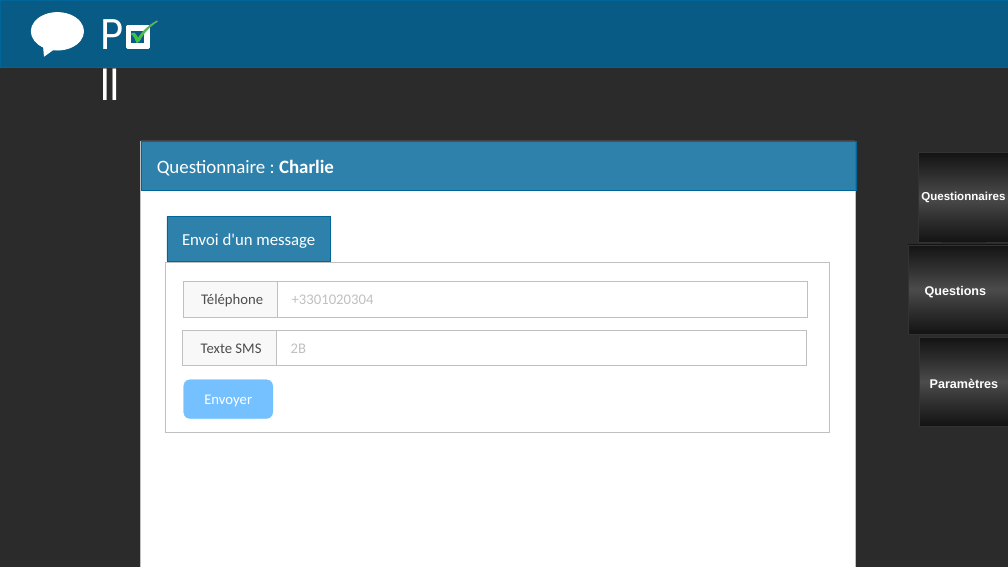
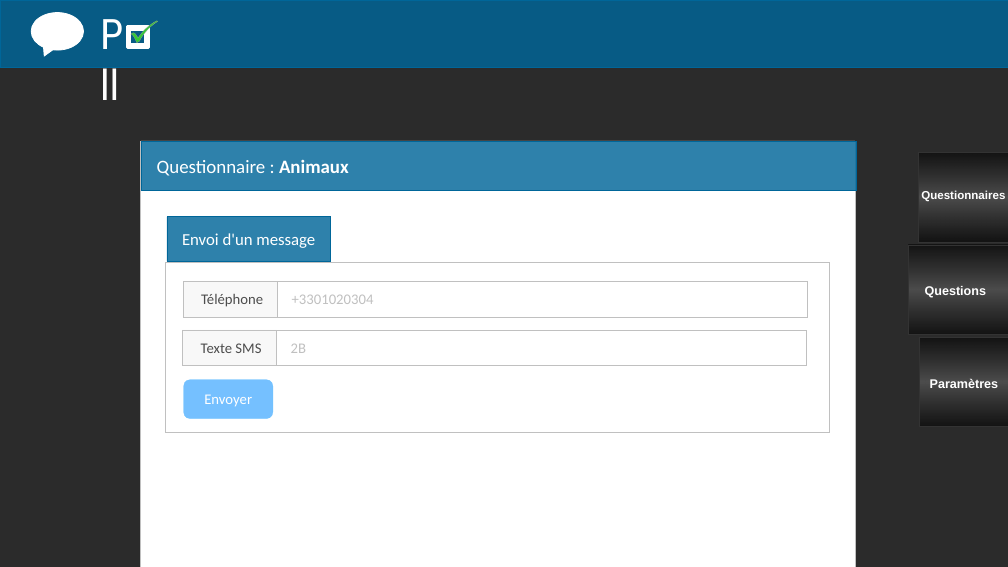
Before and after one commit to Airenn/Poll-Web, a slide deck: slide 2 of Poll-Web-master/maquette/maquette_page_questions.ppt. Drawn at 1008x567 pixels with LibreOffice and Linux fonts; fonts in the diff are those of the drawing; background and template pictures are left out; a plain dark background stands for a picture behind light text. Boxes give left, top, right and bottom in pixels: in the first picture for what was removed or moved away, otherwise in the second. Text is boxed around its words. In the diff, an @@ line names an element or a change of style, - is before the commit and + after.

```diff
--- a/Poll-Web-master/maquette/maquette_page_questions.ppt
+++ b/Poll-Web-master/maquette/maquette_page_questions.ppt
@@ text at <box>157,160,349,176</box>: text changed @@
-Questionnaire : Charlie
+Questionnaire : Animaux
```
Also in this commit, not shown: 2 other slides changed, 2 other files.
